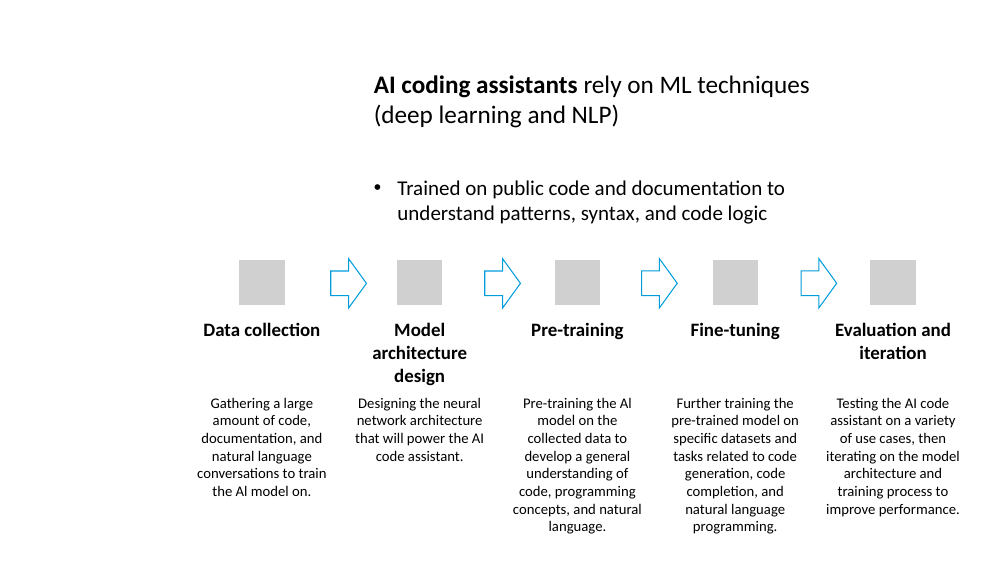
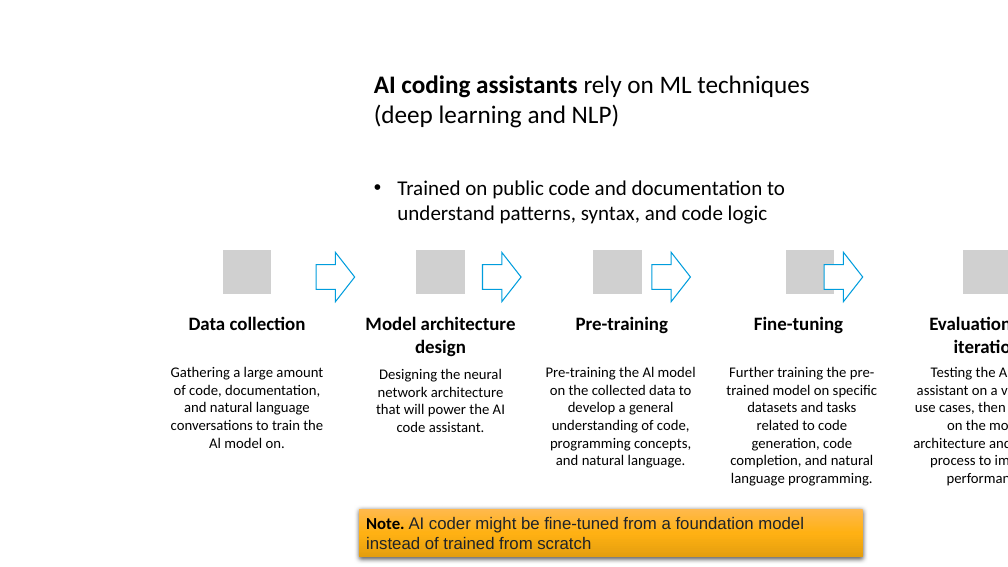
Before and after one commit to olgaminaeva/gen-ai-coding, a slide deck: slide 5 of instructors/episode1.pptx. Drawn at 1008x567 pixels with LibreOffice and Linux fonts; fonts in the diff are those of the drawing; grey boxes stand for pictures; background and template pictures are left out. Boxes give left, top, right and bottom in pixels: in the first picture for what was removed or moved away, otherwise in the second. Text is boxed around its words. In the diff, an @@ line names an element or a change of style, - is before the commit and + after.

```diff
--- a/instructors/episode1.pptx
+++ b/instructors/episode1.pptx
@@ picture: place and size @@
-picture at (238,259,285,306)
+picture at (222,249,272,295)
@@ right arrow: place and size @@
-right arrow at (331,259,367,308)
+right arrow at (316,253,355,302)
@@ right arrow: place and size @@
-right arrow at (485,259,520,308)
+right arrow at (482,253,521,302)
@@ right arrow: place and size @@
-right arrow at (642,259,678,308)
+right arrow at (652,253,690,302)
@@ right arrow: place and size @@
-right arrow at (802,259,837,308)
+right arrow at (824,253,863,302)
@@ group removed at (396,259,917,306): 4 pictures @@
@@ group added at (416,249,1008,295): 4 pictures @@
@@ text "Data collection": place and size @@
-text "Data collection" at (203,322,320,336)
+text "Data collection" at (189,316,306,330)
@@ text "Model architecture design" rewrapped from (372,322,467,386) to (365,316,516,357) @@
@@ text "Pre-training": place and size @@
-text "Pre-training" at (531,322,623,340)
+text "Pre-training" at (576,316,668,334)
@@ text "Fine-tuning": place and size @@
-text "Fine-tuning" at (691,322,780,340)
+text "Fine-tuning" at (754,316,843,334)
@@ text "Evaluation and iteration" rewrapped from (835,322,951,359) to (929,316,1008,448) @@
@@ text "Gathering a large amount of ..." rewrapped from (197,397,327,496) to (171,366,323,448) @@
@@ text "Designing the neural network architecture ...": place and size @@
-text "Designing the neural network architecture ..." at (355,397,484,461)
+text "Designing the neural network architecture ..." at (376,368,505,432)
@@ text "Pre-training the Al model on ..." rewrapped from (513,397,642,534) to (546,366,696,468) @@
@@ text "Further training the pre-trained model ..." rewrapped from (671,397,798,534) to (726,366,877,486) @@
@@ text "Testing the AI code assistant ..." rewrapped from (826,397,960,517) to (913,366,1008,468) @@
@@ rectangle added at (359,509,864,557), fill gradient #FFB94D to #FFB213 to #E59F0F, 16 pt, text #1F2328 @@
+Note. AI coder might be fine-tuned from a foundation model instead of trained from scratch
```
Also in this commit, not shown: 1 other slide changed, 1 other file.
